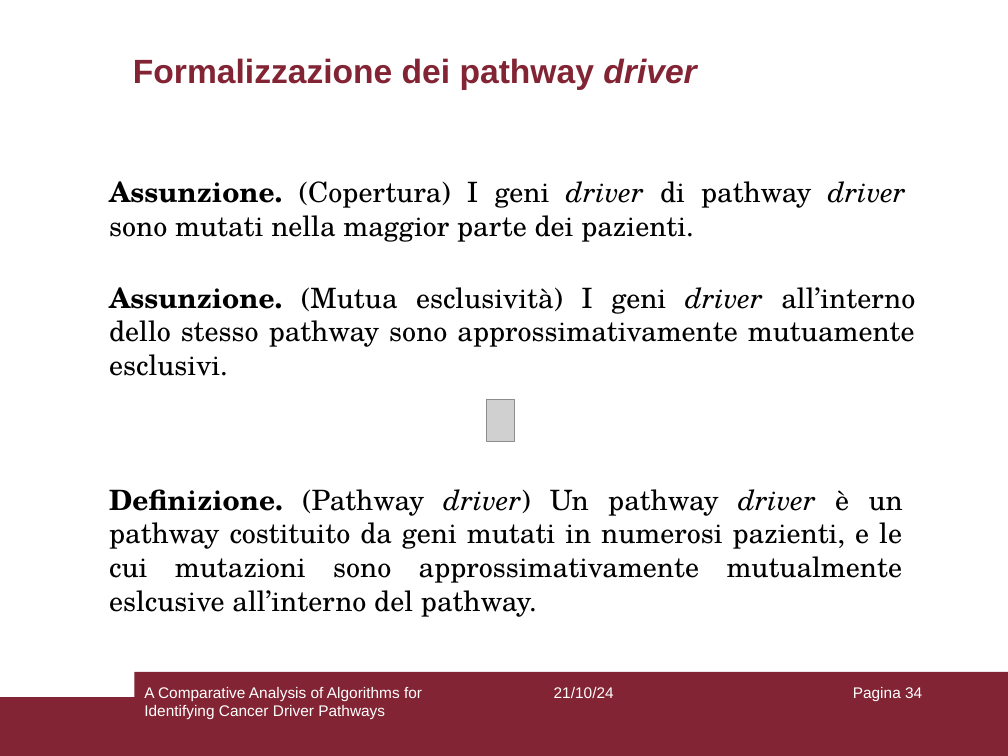
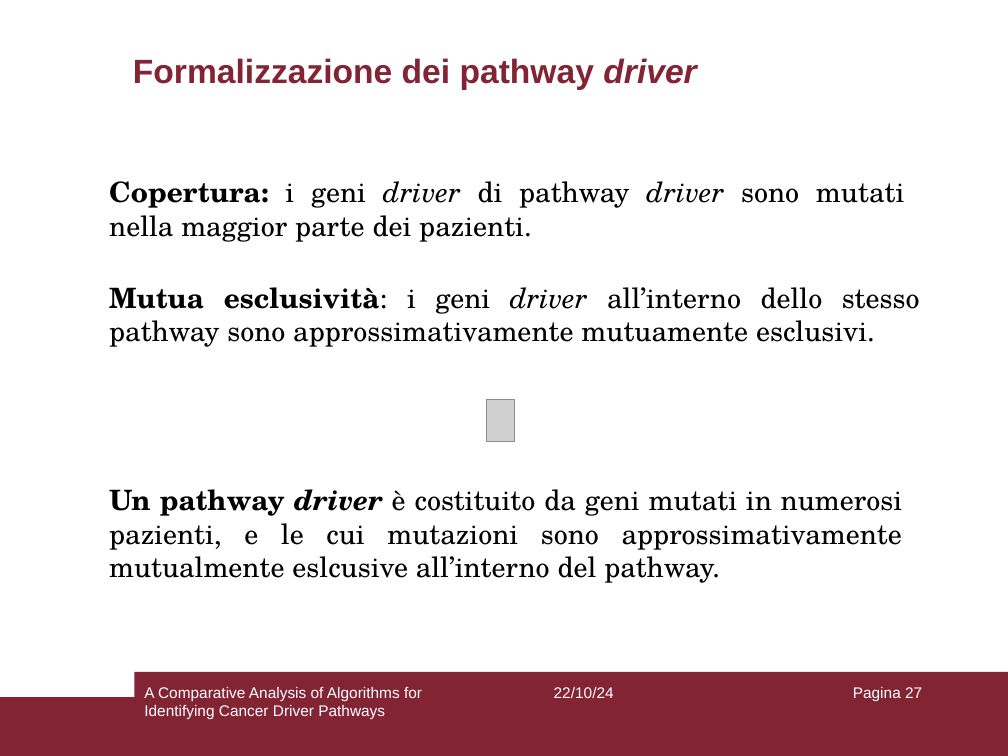
Before and after one commit to aflaag/bsc-thesis, a slide deck: slide 27 of presentation/slides.odp (slide 34 before the commit). Drawn at 1008x756 pixels with LibreOffice and Linux fonts; fonts in the diff are those of the drawing; grey boxes stand for pictures. Boxes give left, top, right and bottom in pixels: in the first picture for what was removed or moved away, otherwise in the second. Text is boxed around its words. In the diff, an @@ line names an element or a change of style, - is before the commit and + after.

```diff
--- a/presentation/slides.odp
+++ b/presentation/slides.odp
@@ text at (109, 181, 904, 242): text changed @@
-Assunzione. (Copertura) I geni driver di pathway driver sono mutati nella maggior parte dei pazienti.
+Copertura: i geni driver di pathway driver sono mutati nella maggior parte dei pazienti.
@@ text at (109, 287, 920, 347): text changed @@
-Assunzione. (Mutua esclusività) I geni driver all’interno dello stesso pathway sono approssimativamente mutuamente esclusivi.
+Mutua esclusività: i geni driver all’interno dello stesso pathway sono approssimativamente mutuamente esclusivi.
@@ text at (109, 489, 902, 583): text changed @@
-Definizione. (Pathway driver) Un pathway driver è un pathway costituito da geni mutati in numerosi pazienti, e le cui mutazioni sono approssimativamente mutualmente eslcusive all’interno del pathway.
+Un pathway driver è costituito da geni mutati in numerosi pazienti, e le cui mutazioni sono approssimativamente mutualmente eslcusive all’interno del pathway.
@@ text at (554, 687, 614, 698): text changed @@
-21/10/24
+22/10/24
@@ page number at (853, 687, 922, 701): text changed @@
-Pagina 34
+Pagina 27
```
Also in this commit, not shown: 64 other slides changed, 1 slide added, 11 slides removed, 9 other files.
